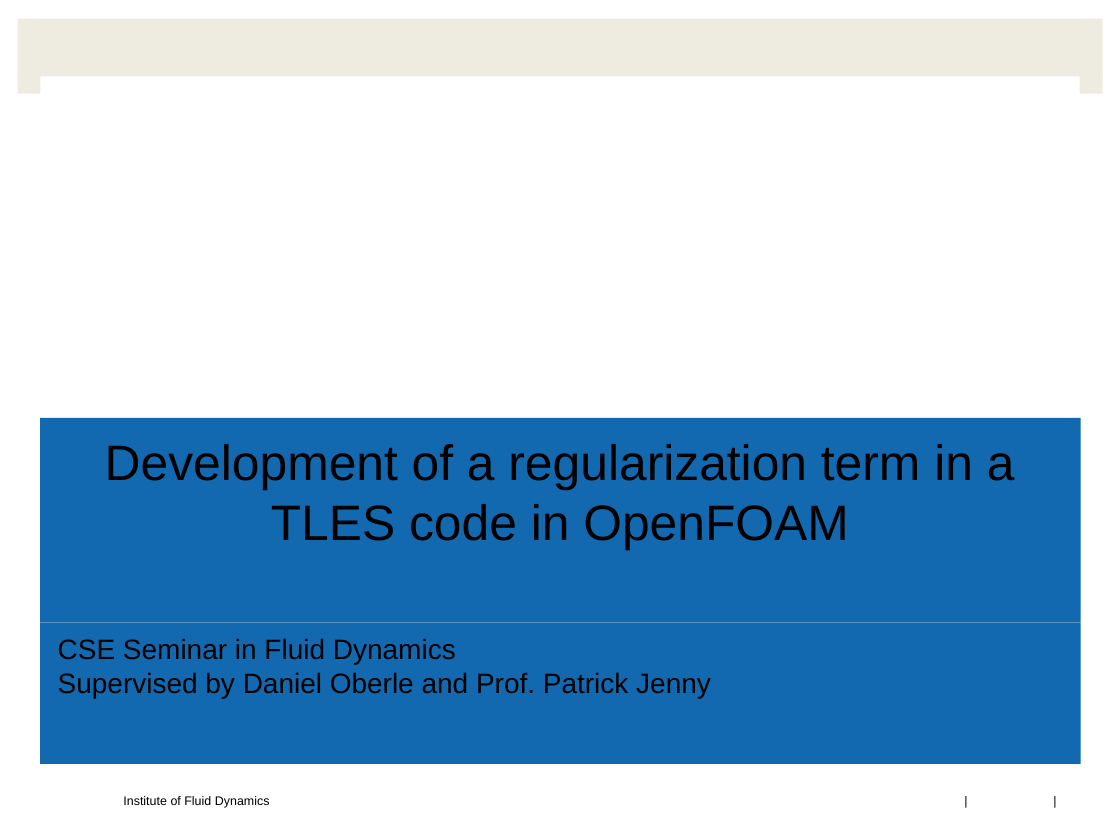
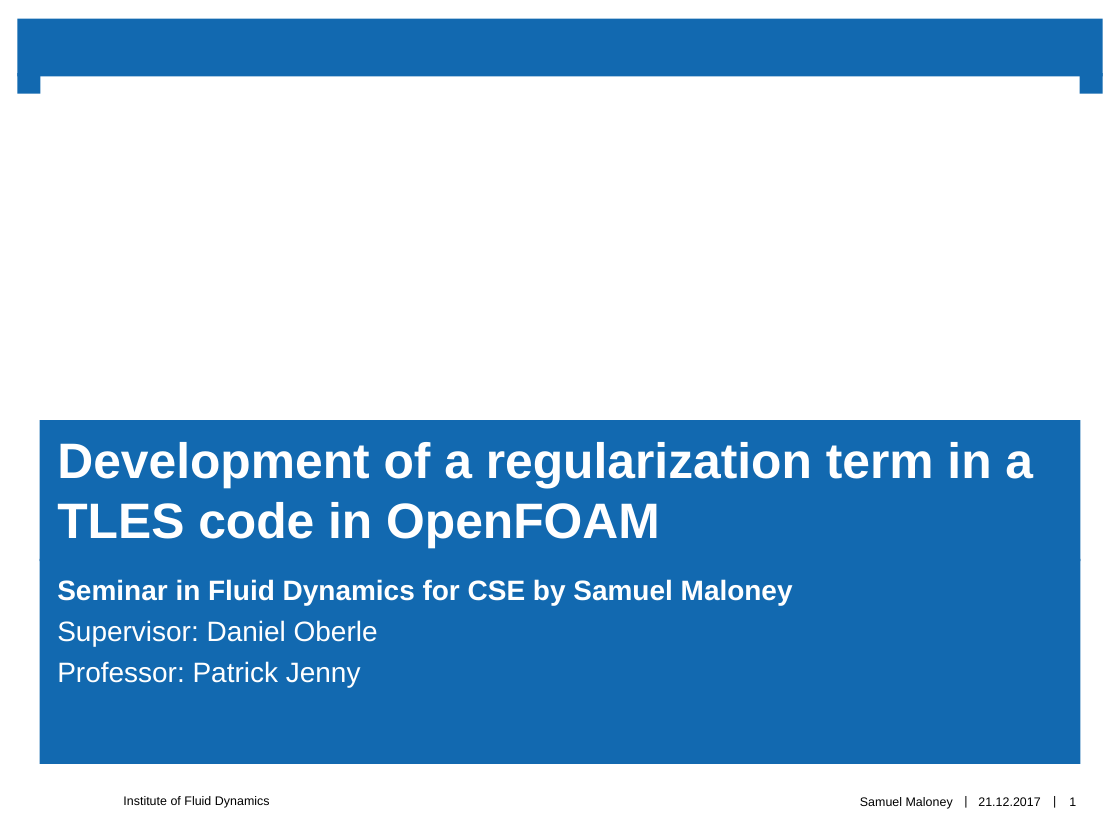
Before and after one commit to sam-maloney/msc_seminar, a slide deck: slide 1 of Presentation/maloneys_HS2017.pptx. Drawn at 1120x840 pixels with LibreOffice and Linux fonts; fonts in the diff are those of the drawing; background and template pictures are left out. Boxes give left, top, right and bottom in pixels: in the first picture for what was removed or moved away, otherwise in the second. Text is boxed around its words. In the diff, an @@ line names an element or a change of style, - is before the commit and + after.

```diff
--- a/Presentation/maloneys_HS2017.pptx
+++ b/Presentation/maloneys_HS2017.pptx
@@ fill #EEECE1 to #1269B0 in 3 elements at (18,19,1103,77), (18,73,40,93), (1080,73,1102,93) @@
@@ title "Development of a regularization term ...": place and size @@
-title "Development of a regularization term ..." at (40,418,1081,623)
+title "Development of a regularization term ..." at (39,420,1080,561)
@@ title "Development of a regularization term ..." at (39,420,1080,561): text colour #000000 to #FFFFFF, bold on; alignment centre to left; rectangle to title @@
@@ subtitle "Seminar in Fluid Dynamics for ...": place and size @@
-subtitle "Seminar in Fluid Dynamics for ..." at (40,623,1081,764)
+subtitle "Seminar in Fluid Dynamics for ..." at (39,559,1080,764)
@@ subtitle "Seminar in Fluid Dynamics for ..." at (39,559,1080,764): rectangle to subtitle @@
@@ subtitle at (57,579,793,688): text changed; text colour #000000 to #FFFFFF @@
-CSE Seminar in Fluid Dynamics
-Supervised by Daniel Oberle and Prof. Patrick Jenny
+Seminar in Fluid Dynamics for CSE by Samuel Maloney
+Supervisor: Daniel Oberle
+Professor: Patrick Jenny
@@ text added at (860,797,953,809), 8 pt, text #000000 @@
+Samuel Maloney
@@ text added at (978,797,1040,806), 8 pt, text #000000 @@
+21.12.2017
@@ page number added at (1069,797,1076,806), 8 pt, text #000000 @@
+1
```
Also in this commit, not shown: 17 other files.
